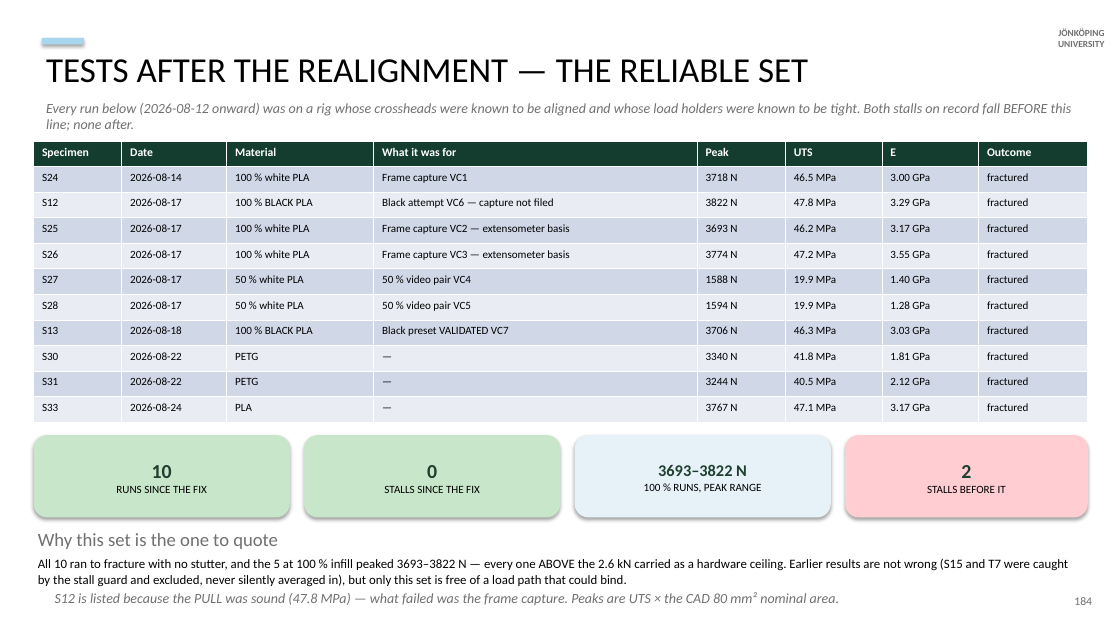
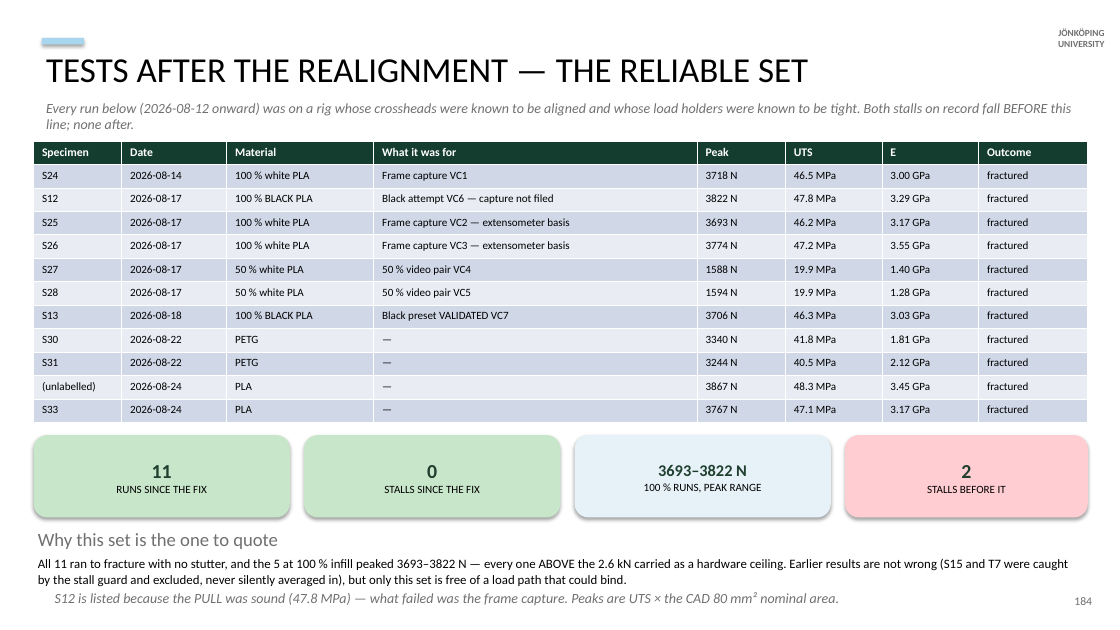
Before and after one commit to cenmir/UTM, a slide deck: slide 44 of documentation/V6a_8_6_20_slides.pptx. Drawn at 1120x630 pixels with LibreOffice and Linux fonts; fonts in the diff are those of the drawing. Boxes give left, top, right and bottom in pixels: in the first picture for what was removed or moved away, otherwise in the second. Text is boxed around its words. In the diff, an @@ line names an element or a change of style, - is before the commit and + after.

```diff
--- a/documentation/V6a_8_6_20_slides.pptx
+++ b/documentation/V6a_8_6_20_slides.pptx
@@ table at [34, 141, 1088, 423] @@
+row 11: (unlabelled) | 2026-08-24 | PLA | — | 3867 N | 48.3 MPa | 3.45 GPa | fractured
@@ text in rounded rectangle at [152, 465, 172, 478]: text changed @@
-10
+11
@@ text at [38, 559, 1068, 587]: text changed @@
-All 10 ran to fracture with no stutter, and the 5 at 100 % infill peaked 3693–3822 N — every one ABOVE the 2.6 kN carried as a hardware ceiling. Earlier results are not wrong (S15 and T7 were caught by the stall guard and excluded, never silently averaged in), but only this set is free of a load path that could bind.
+All 11 ran to fracture with no stutter, and the 5 at 100 % infill peaked 3693–3822 N — every one ABOVE the 2.6 kN carried as a hardware ceiling. Earlier results are not wrong (S15 and T7 were caught by the stall guard and excluded, never silently averaged in), but only this set is free of a load path that could bind.
```
Also in this commit, not shown: 1 slide added, 4 other files.
